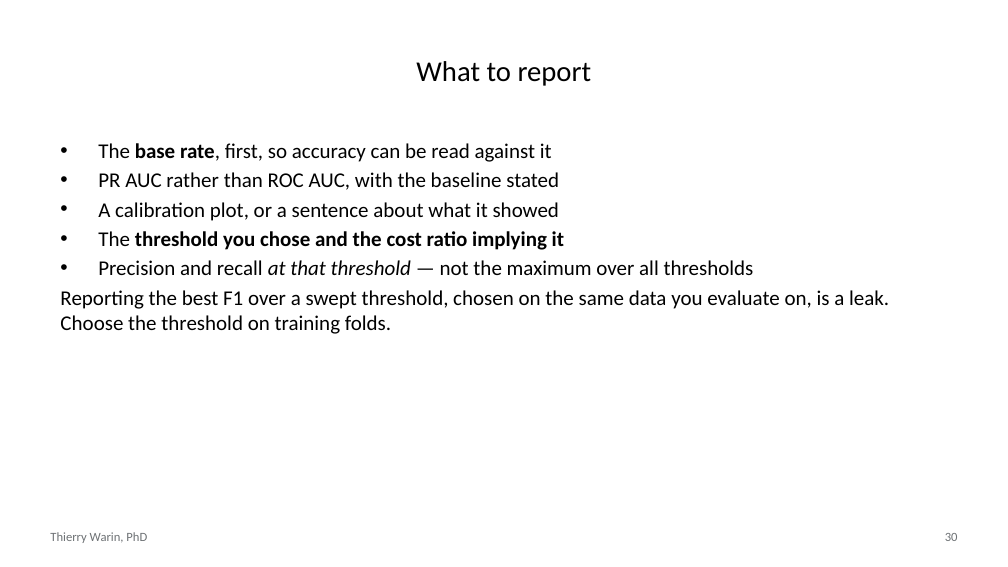
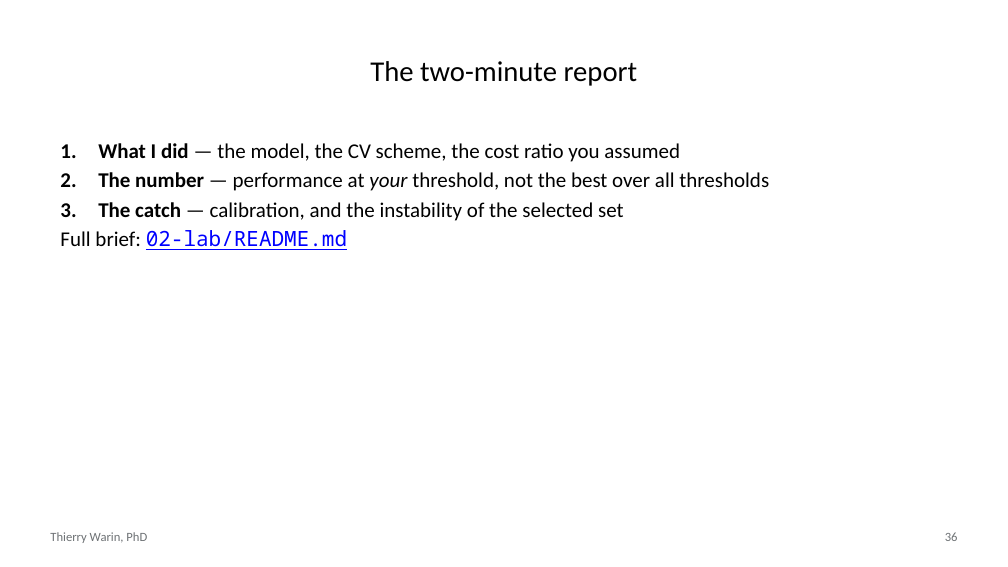
Before and after one commit to warint/quantitative-methods, a slide deck: slide 36 of 06-classification-logistic-and-penalised/slides.pptx (slide 30 before the commit). Drawn at 1008x567 pixels with LibreOffice and Linux fonts; fonts in the diff are those of the drawing. Boxes give left, top, right and bottom in pixels: in the first picture for what was removed or moved away, otherwise in the second. Text is boxed around its words. In the diff, an @@ line names an element or a change of style, - is before the commit and + after.

```diff
--- a/06-classification-logistic-and-penalised/slides.pptx
+++ b/06-classification-logistic-and-penalised/slides.pptx
@@ title at (370,61,638,86): text changed @@
-What to report
+The two-minute report
@@ text at (60,143,769,250): text changed @@
-• The base rate, first, so accuracy can be read against it
-• PR AUC rather than ROC AUC, with the baseline stated
-• A calibration plot, or a sentence about what it showed
-• The threshold you chose and the cost ratio implying it
-• Precision and recall at that threshold — not the maximum over all thresholds
-Reporting the best F1 over a swept threshold, chosen on the same data you evaluate on, is a leak. Choose the threshold on training folds.
+1. What I did — the model, the CV scheme, the cost ratio you assumed
+2. The number — performance at your threshold, not the best over all thresholds
+3. The catch — calibration, and the instability of the selected set
+Full brief: 02-lab/README.md
@@ page number at (945,532,958,541): text changed @@
-30
+36
```
Also in this commit, not shown: 4 other slides changed, 31 slides added, 27 slides removed, 3 other files.
